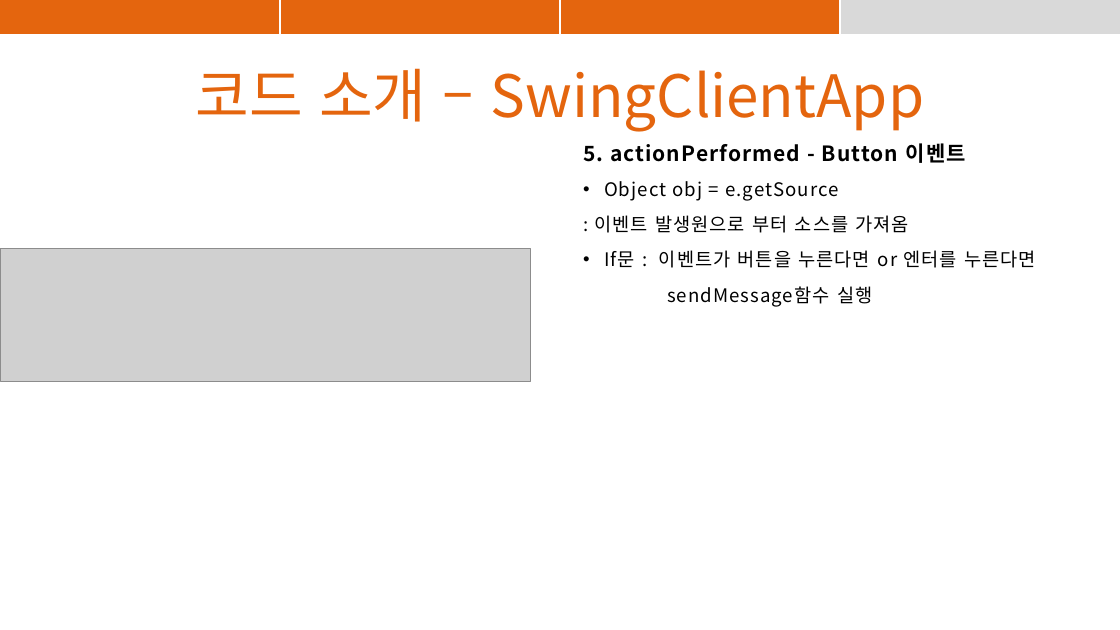
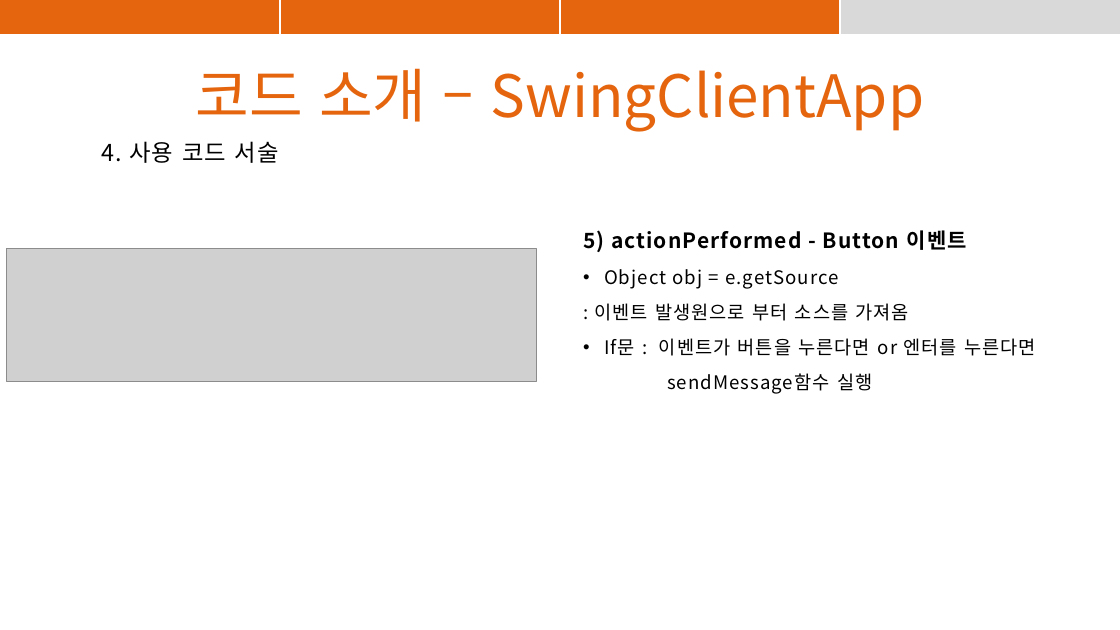
Before and after one commit to suyons/StrangeChat, a slide deck: slide 41 of StrangeChat_PPT_수진.pptx. Drawn at 1120x630 pixels with LibreOffice and Linux fonts; fonts in the diff are those of the drawing; grey boxes stand for pictures. Boxes give left, top, right and bottom in pixels: in the first picture for what was removed or moved away, otherwise in the second. Text is boxed around its words. In the diff, an @@ line names an element or a change of style, - is before the commit and + after.

```diff
--- a/StrangeChat_PPT_수진.pptx
+++ b/StrangeChat_PPT_수진.pptx
@@ text added at [101,141,279,163], 20 pt, text #000000 @@
+4. 사용 코드 서술
@@ text "5) actionPerformed - Button 이벤트": place and size @@
-text "5) actionPerformed - Button 이벤트" at [583,143,1036,307]
+text "5) actionPerformed - Button 이벤트" at [583,230,1036,394]
@@ text at [583,230,967,252]: text changed @@
-5. actionPerformed - Button 이벤트
+5) actionPerformed - Button 이벤트
@@ picture: place and size @@
-picture at [0,249,530,381]
+picture at [6,249,536,381]
```
Also in this commit, not shown: 5 other slides changed.
